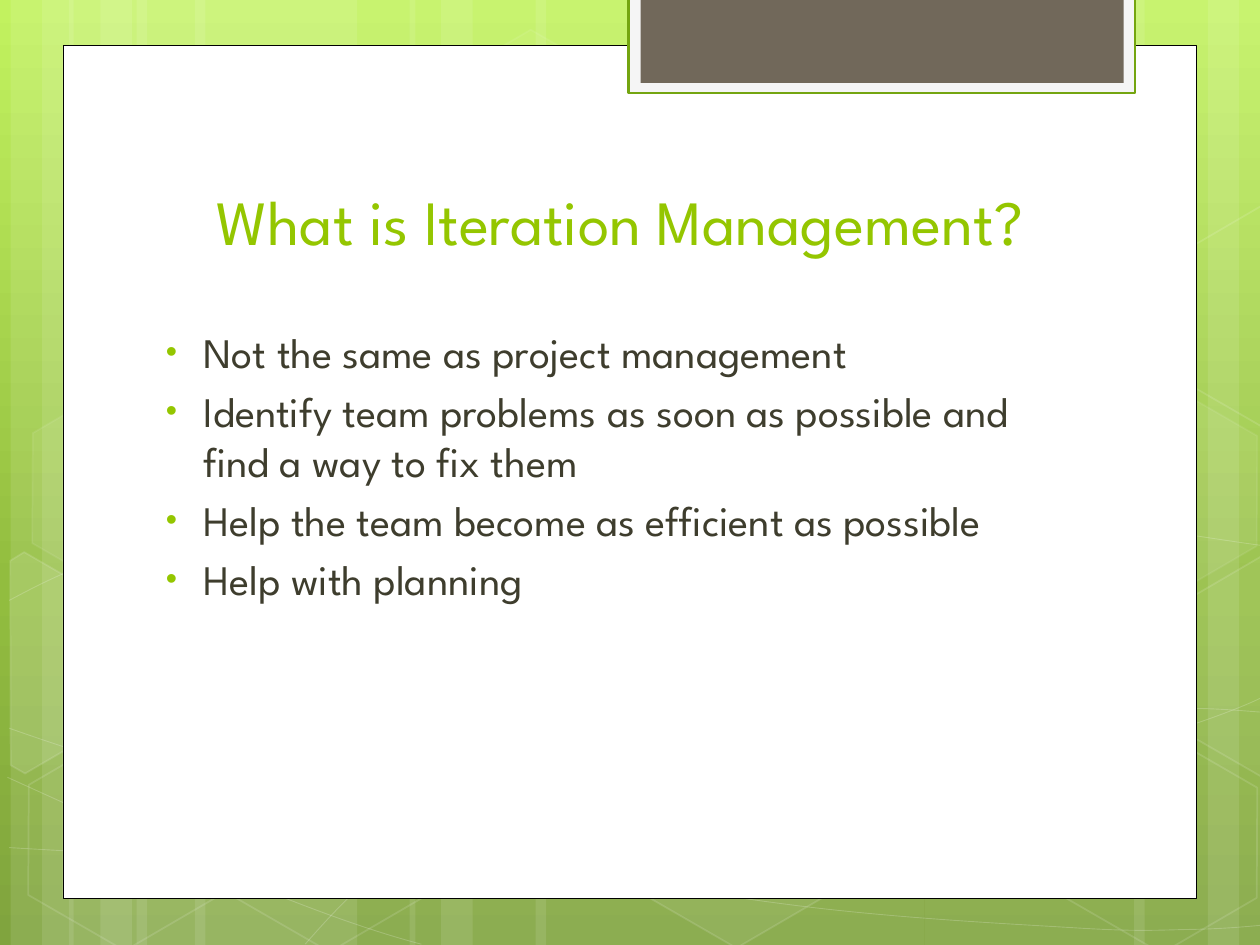
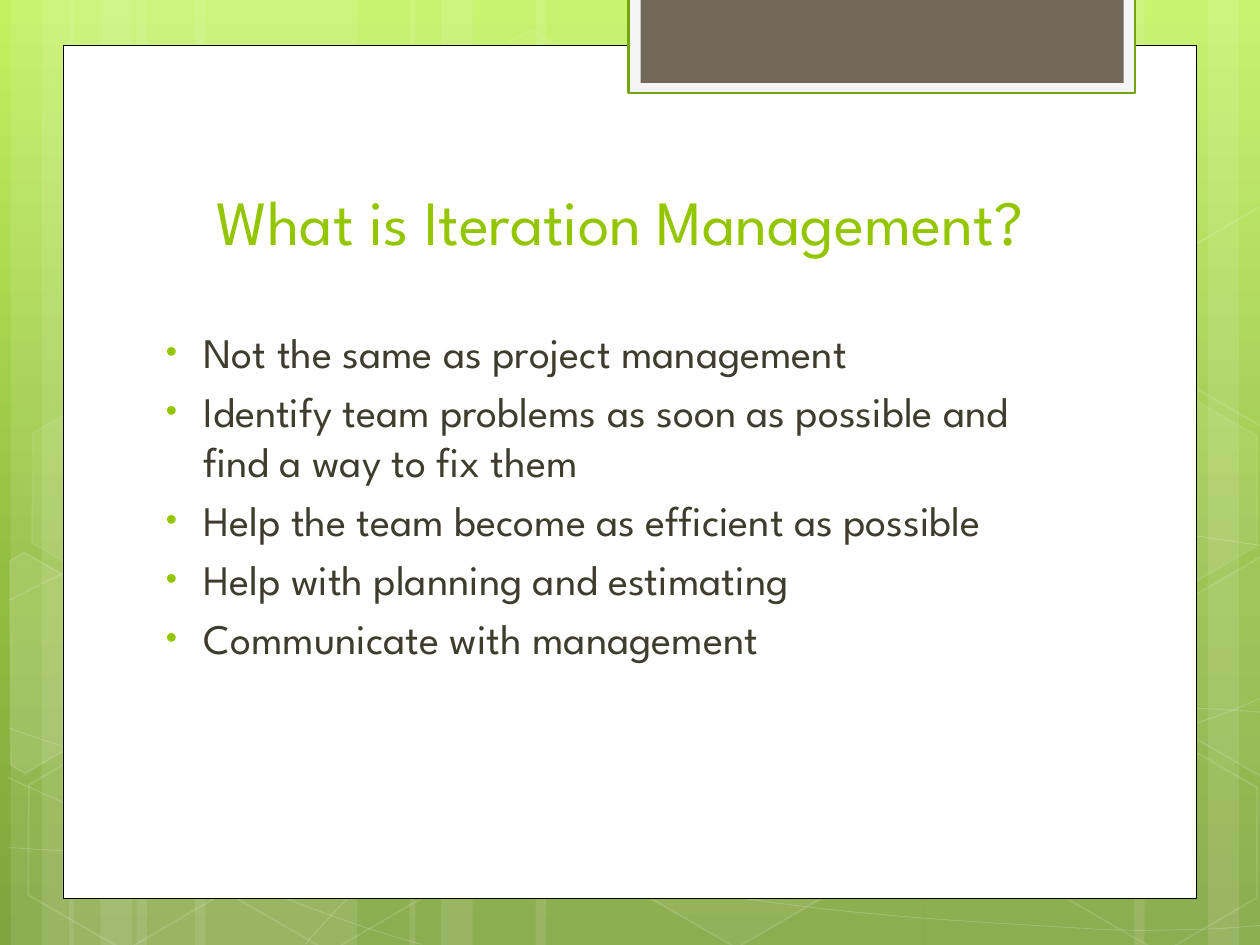
Before and after one commit to JonKruger/iteration-management, a slide deck: slide 2 of Iteration Management - Your Key to Predictable Delivery.pptx. Drawn at 1260x945 pixels with LibreOffice and Linux fonts; fonts in the diff are those of the drawing. Boxes give left, top, right and bottom in pixels: in the first picture for what was removed or moved away, otherwise in the second. Text is boxed around its words. In the diff, an @@ line names an element or a change of style, - is before the commit and + after.

Commit message:
last minute changes

```diff
--- a/Iteration Management - Your Key to Predictable Delivery.pptx
+++ b/Iteration Management - Your Key to Predictable Delivery.pptx
@@ text at box(204, 566, 789, 664): text changed @@
-• Help with planning
+• Help with planning and estimating
+• Communicate with management
```
